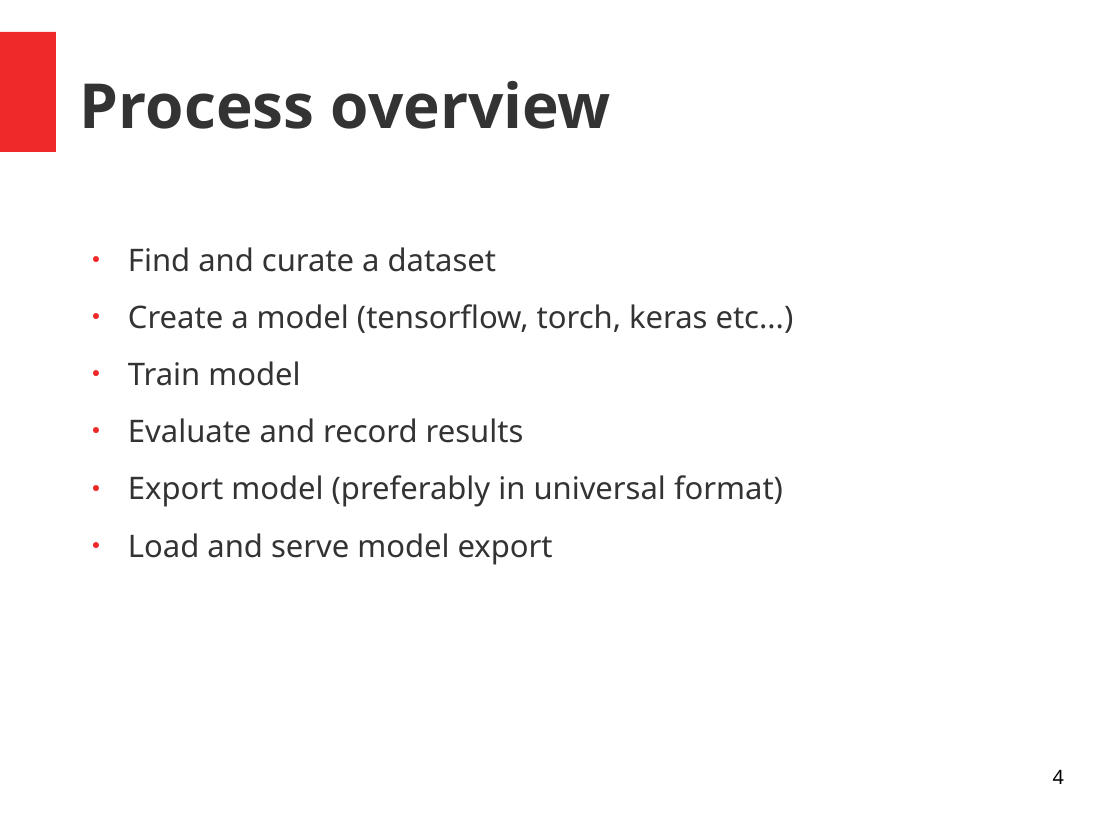
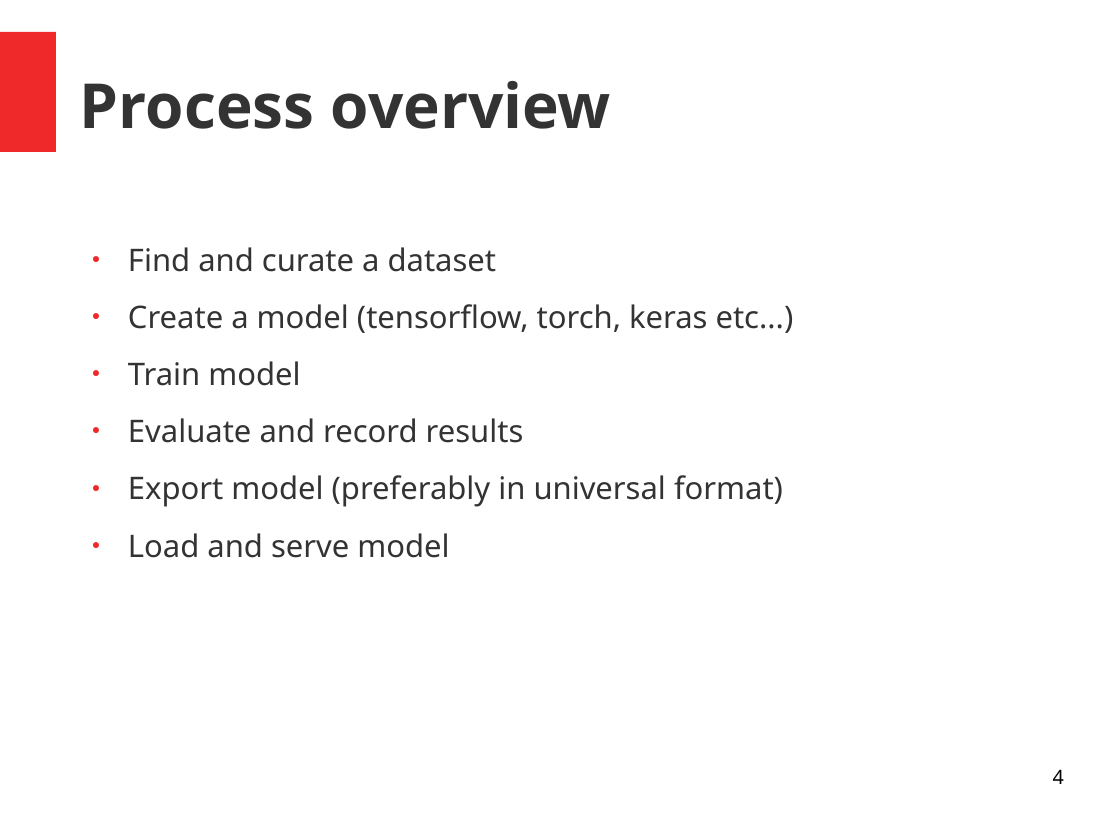
Before and after one commit to andrefsp/models-to-production, a slide deck: slide 4 of models-to-production.odp. Drawn at 1120x840 pixels with LibreOffice and Linux fonts; fonts in the diff are those of the drawing. Boxes give left, top, right and bottom in pixels: in the first picture for what was removed or moved away, otherwise in the second. Text is boxed around its words. In the diff, an @@ line names an element or a change of style, - is before the commit and + after.

```diff
--- a/models-to-production.odp
+++ b/models-to-production.odp
@@ text at [128, 533, 449, 558]: text changed @@
-● Load and serve model export
+● Load and serve model
```
Also in this commit, not shown: 5 other slides changed.
